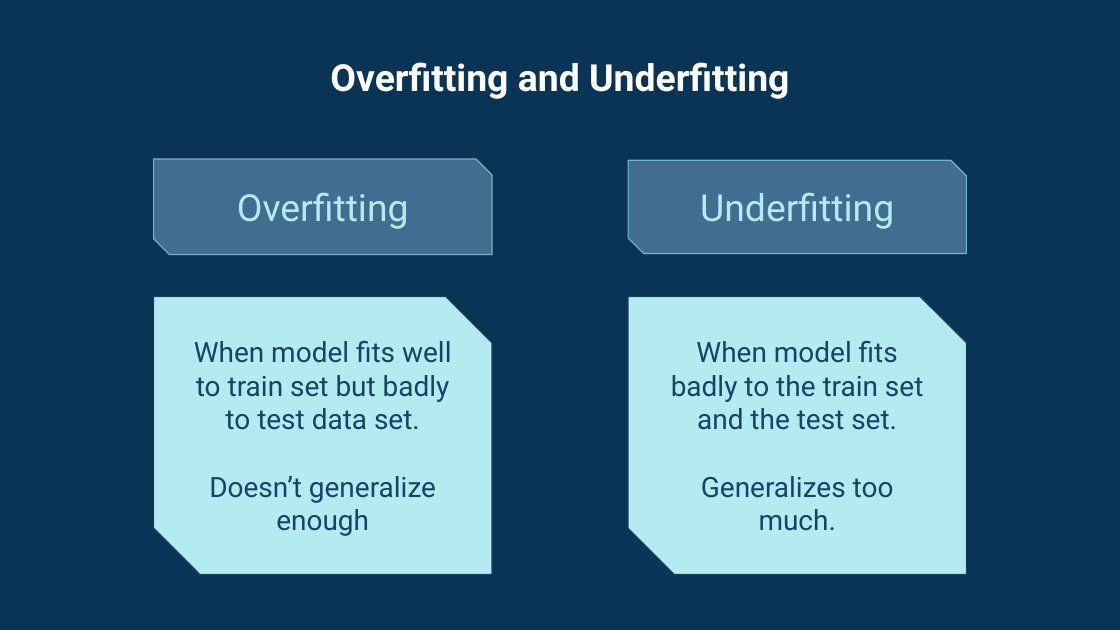
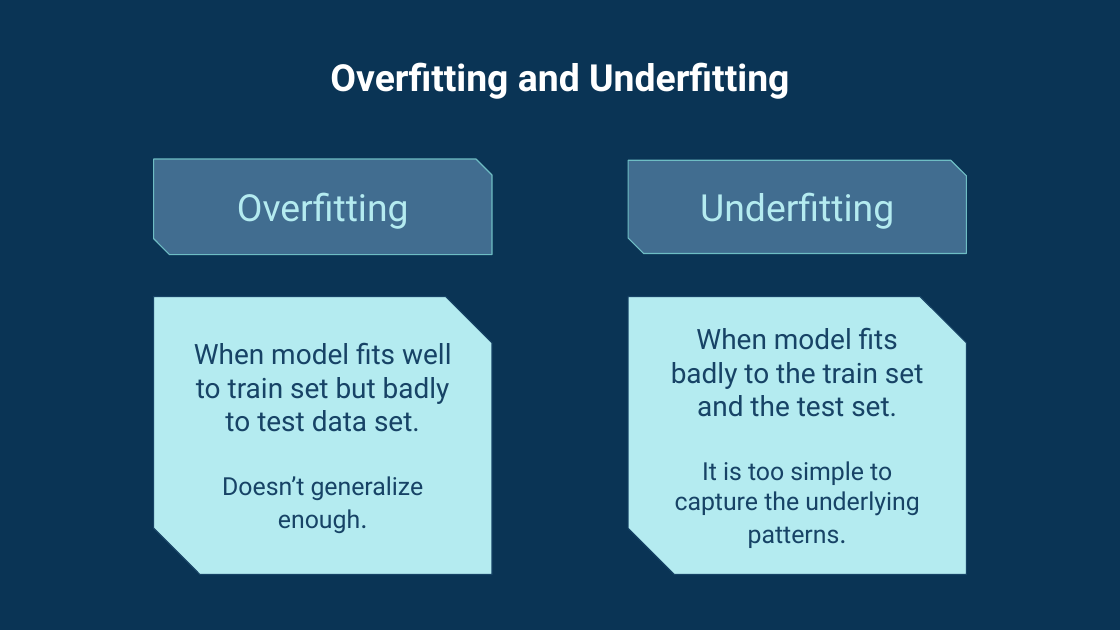
Before and after one commit to ohamed/ML-Training, a slide deck: slide 19 of pptx/06 Intro to ML-Part1.pptx. Drawn at 1120x630 pixels with LibreOffice and Linux fonts; fonts in the diff are those of the drawing; background and template pictures are left out. Boxes give left, top, right and bottom in pixels: in the first picture for what was removed or moved away, otherwise in the second. Text is boxed around its words. In the diff, an @@ line names an element or a change of style, - is before the commit and + after.

Commit message:
Correction in slide 19.

```diff
--- a/pptx/06 Intro to ML-Part1.pptx
+++ b/pptx/06 Intro to ML-Part1.pptx
@@ text in snip diag rect at (222,476,424,533): text changed; size 18 to 16 pt @@
-Doesn’t generalize enough
+Doesn’t generalize enough.
@@ text in snip diag rect at (675,461,919,548): text changed; size 18 to 16 pt @@
-Generalizes too much.
+It is too simple to capture the underlying patterns.
```
